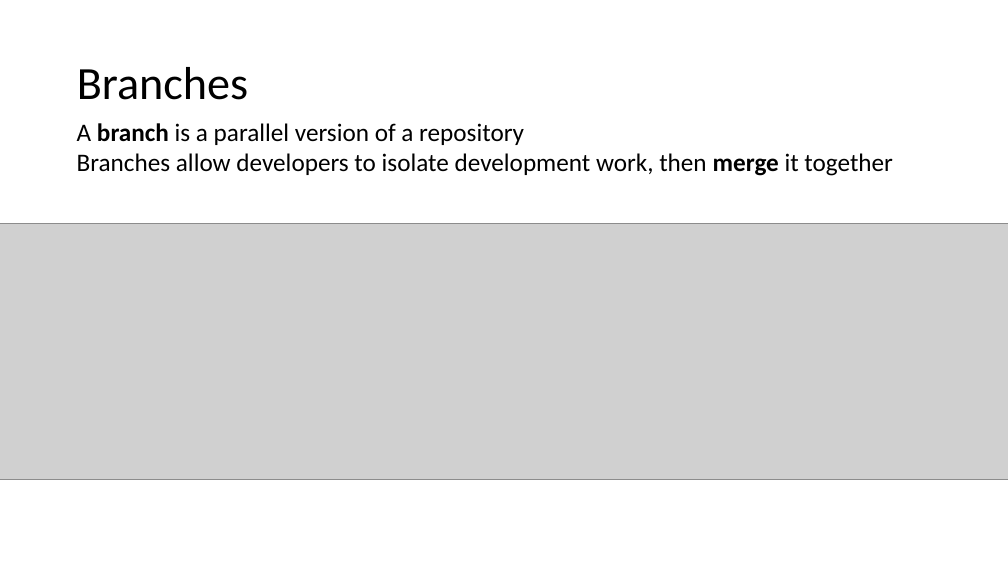
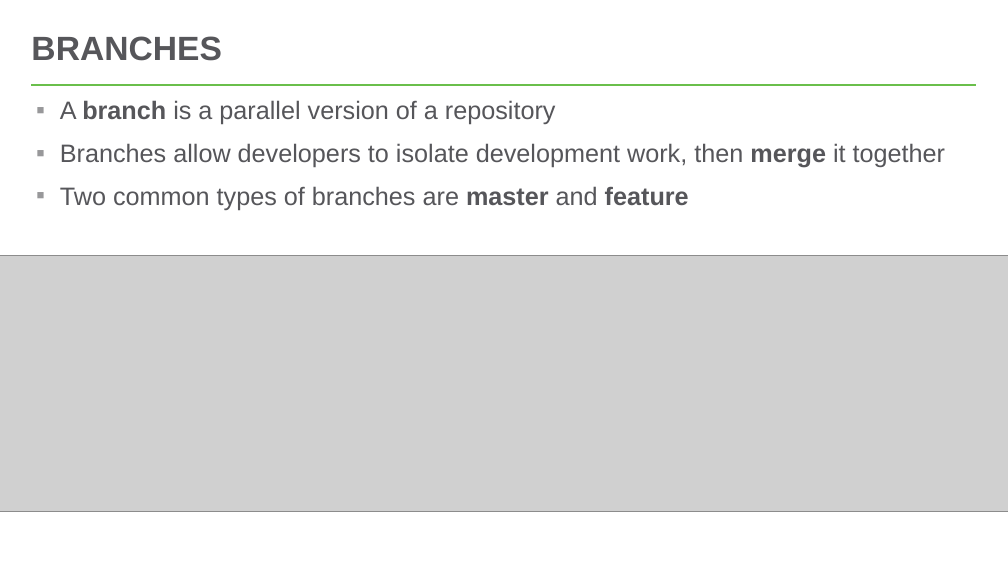
Before and after one commit to hytechclub/cs-102, a slide deck: slide 2 of Git/PushingAndPulling/GitHubCollaboration.pptx. Drawn at 1008x567 pixels with LibreOffice and Linux fonts; fonts in the diff are those of the drawing; grey boxes stand for pictures. Boxes give left, top, right and bottom in pixels: in the first picture for what was removed or moved away, otherwise in the second. Text is boxed around its words. In the diff, an @@ line names an element or a change of style, - is before the commit and + after.

```diff
--- a/Git/PushingAndPulling/GitHubCollaboration.pptx
+++ b/Git/PushingAndPulling/GitHubCollaboration.pptx
@@ title at bbox=[31, 36, 221, 61]: text changed; size 44 to 32 pt; font Calibri to Arial; text colour #000000 to #56565A; bold on @@
-Branches
+BRANCHES
@@ line added from (32, 85) to (977, 85), #54C8E8 2.25 pt @@
@@ text "A branch is a parallel ...": place and size @@
-text "A branch is a parallel ..." at bbox=[77, 123, 893, 176]
+text "A branch is a parallel ..." at bbox=[60, 100, 945, 210]
@@ text at bbox=[60, 100, 945, 168]: font Calibri to Arial, text colour #000000 to #56565A in "A branch is a parallel version of ...", "Branches allow developers to isolate development work, ..."; bullet none to ▪; more space between paragraphs @@
@@ text at bbox=[60, 186, 689, 210]: paragraph added @@
+▪ Two common types of branches are master and feature
@@ picture: place and size @@
-picture at bbox=[0, 223, 1008, 479]
+picture at bbox=[0, 256, 1008, 512]
```
Also in this commit, not shown: 5 other slides changed, 1 slide added, 1 slide removed, 1 other file.
